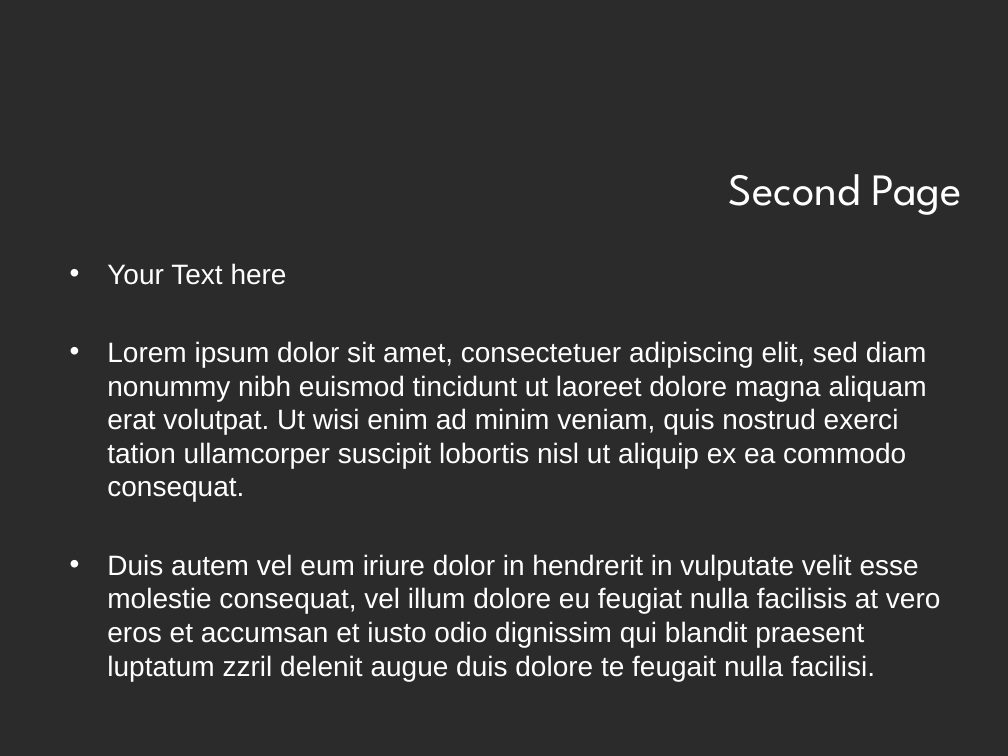
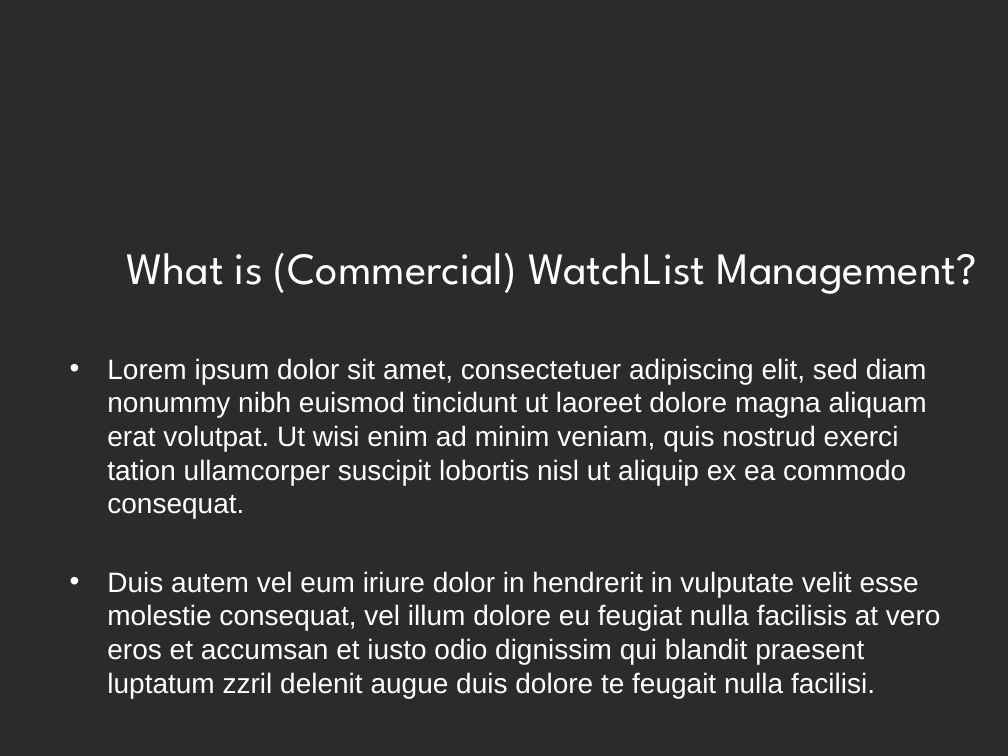
Before and after one commit to JackDaedalus/DataMgmtCA1, a slide deck: slide 2 of PPT_CA1/Data Management - CA1 - Ethics Gov Privacy - Student Ciaran Finnegan d21124026 v1-0 100222.pptx. Drawn at 1008x756 pixels with LibreOffice and Linux fonts; fonts in the diff are those of the drawing; background and template pictures are left out; a plain dark background stands for a picture behind light text. Boxes give left, top, right and bottom in pixels: in the first picture for what was removed or moved away, otherwise in the second. Text is boxed around its words. In the diff, an @@ line names an element or a change of style, - is before the commit and + after.

```diff
--- a/PPT_CA1/Data Management - CA1 - Ethics Gov Privacy - Student Ciaran Finnegan d21124026 v1-0 100222.pptx
+++ b/PPT_CA1/Data Management - CA1 - Ethics Gov Privacy - Student Ciaran Finnegan d21124026 v1-0 100222.pptx
@@ text at [107, 263, 287, 285]: paragraph removed @@
-• Your Text here
@@ title at [126, 253, 977, 294]: text changed @@
-Second Page
+What is (Commercial) WatchList Management?
@@ text "Lorem ipsum dolor sit amet, ...": place and size @@
-text "Lorem ipsum dolor sit amet, ..." at [107, 263, 941, 681]
+text "Lorem ipsum dolor sit amet, ..." at [107, 358, 941, 698]
```
Also in this commit, not shown: 1 other slide changed, 5 slides added.
